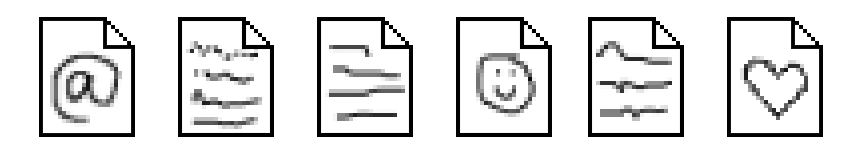
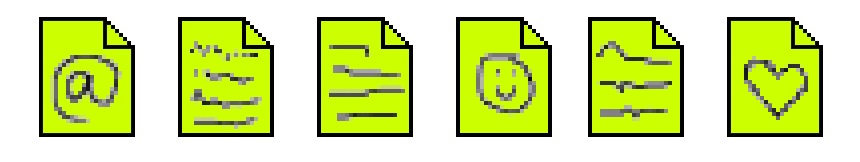
Layered file, before and after one edit (w=860, h=162). Changes by layer:
added layer "green" above "contact us" over bbox(43, 21, 819, 133)
